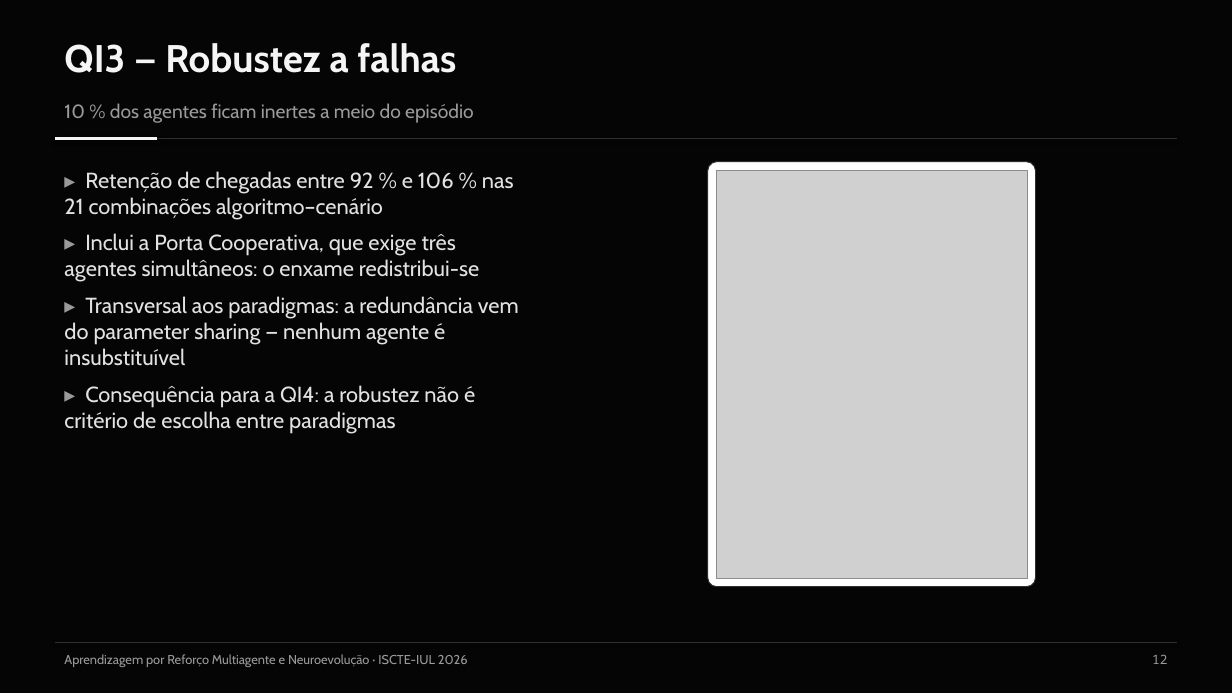
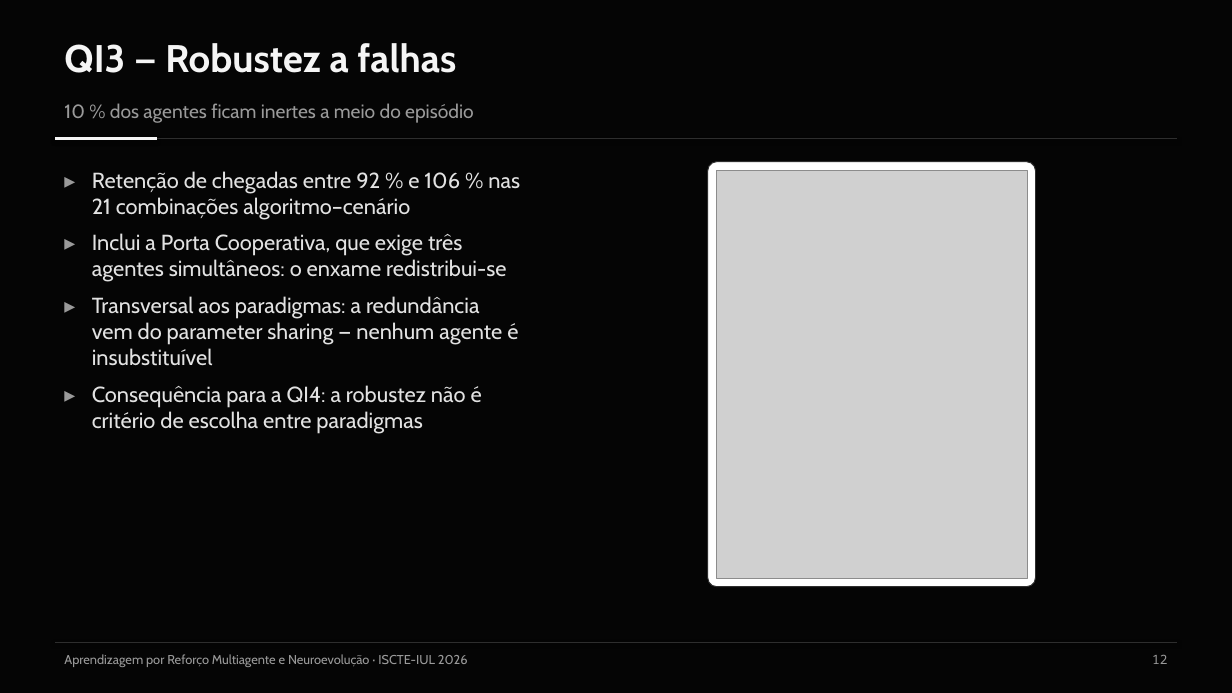
Before and after one commit to Pombo2001/swarm-robotics-tese, a slide deck: slide 13 of Defesa/slides_defesa.pptx. Drawn at 1232x693 pixels with LibreOffice and Linux fonts; fonts in the diff are those of the drawing; grey boxes stand for pictures. Boxes give left, top, right and bottom in pixels: in the first picture for what was removed or moved away, otherwise in the second. Text is boxed around its words. In the diff, an @@ line names an element or a change of style, - is before the commit and + after.

```diff
--- a/Defesa/slides_defesa.pptx
+++ b/Defesa/slides_defesa.pptx
@@ text "▸ Retenção de chegadas entre ..." at [92, 171, 520, 434]: indent changed @@
```
Also in this commit, not shown: 15 other slides changed, 6 other files.
